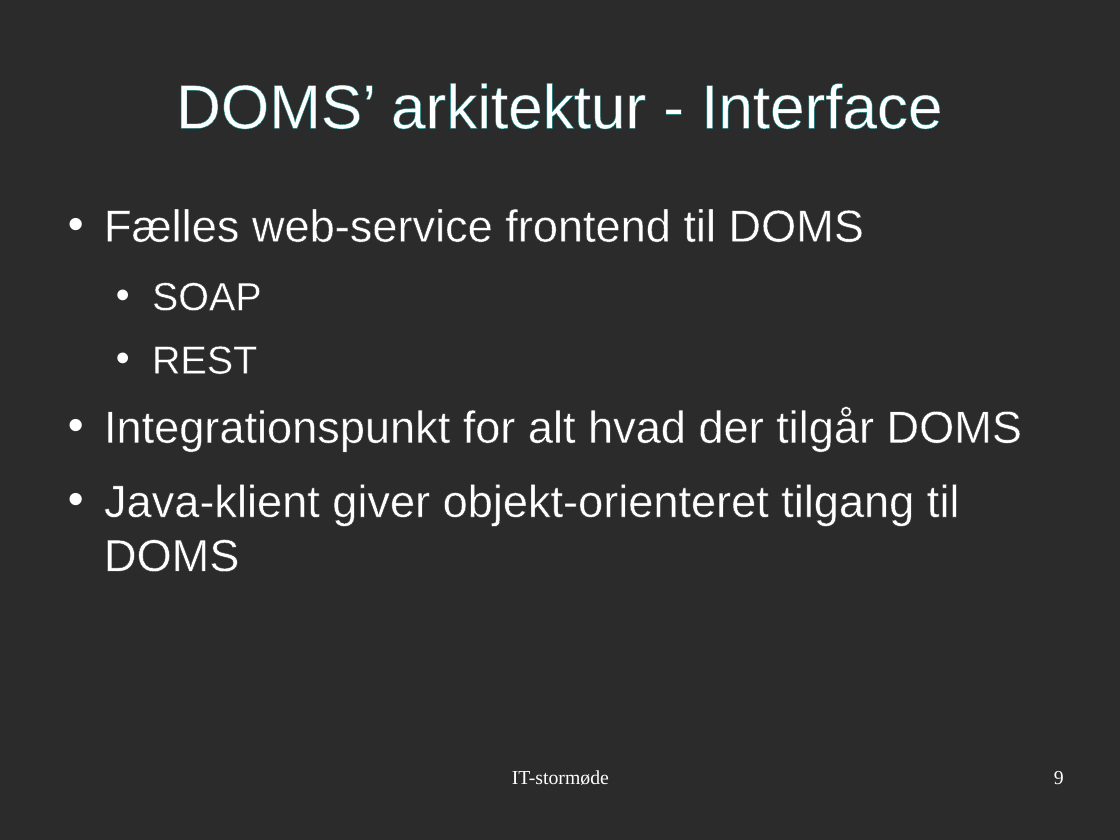
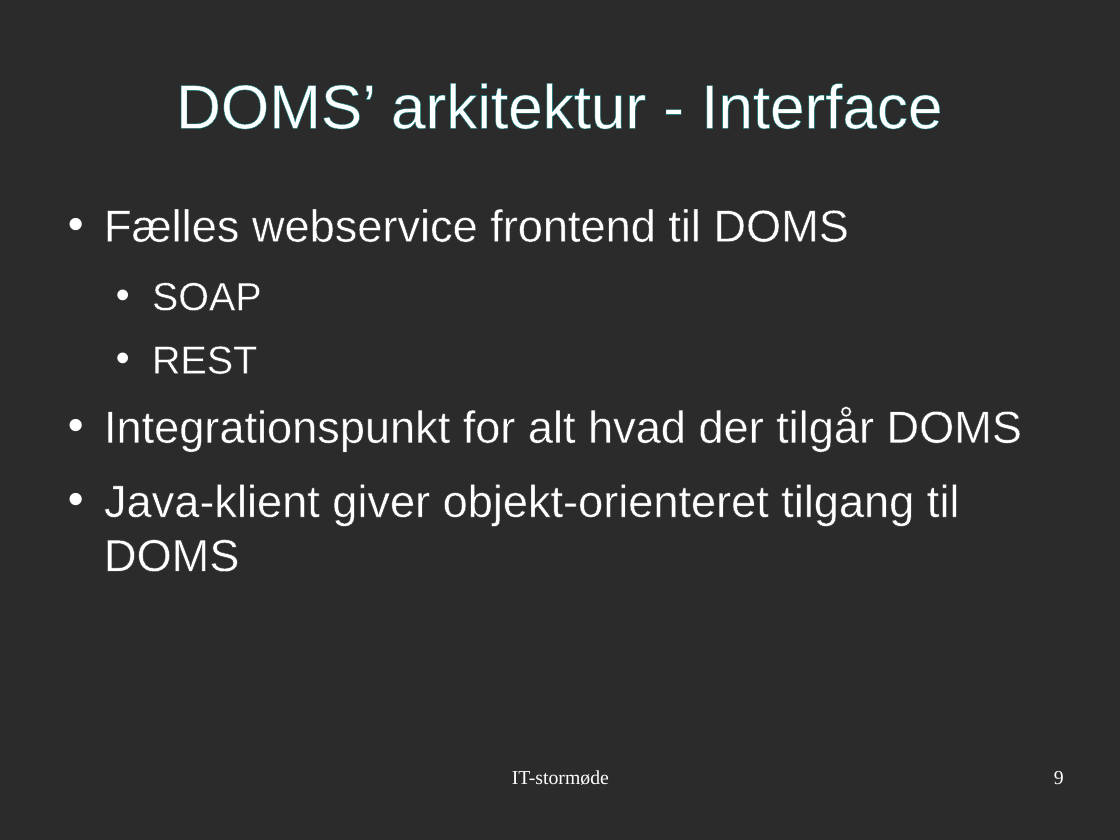
Before and after one commit to ravn/doms-server, a slide deck: slide 9 of docs/20091115 IT Stormoede DOMS presentation (Danish).odp. Drawn at 1120x840 pixels with LibreOffice and Linux fonts; fonts in the diff are those of the drawing; background and template pictures are left out; a plain dark background stands for a picture behind light text. Boxes give left, top, right and bottom in pixels: in the first picture for what was removed or moved away, otherwise in the second. Text is boxed around its words. In the diff, an @@ line names an element or a change of style, - is before the commit and + after.

```diff
--- a/docs/20091115 IT Stormoede DOMS presentation (Danish).odp
+++ b/docs/20091115 IT Stormoede DOMS presentation (Danish).odp
@@ text at (104, 209, 848, 242): text changed @@
-• Fælles web-service frontend til DOMS
+• Fælles webservice frontend til DOMS
```
Also in this commit, not shown: 13 other slides changed, 1 other file.
